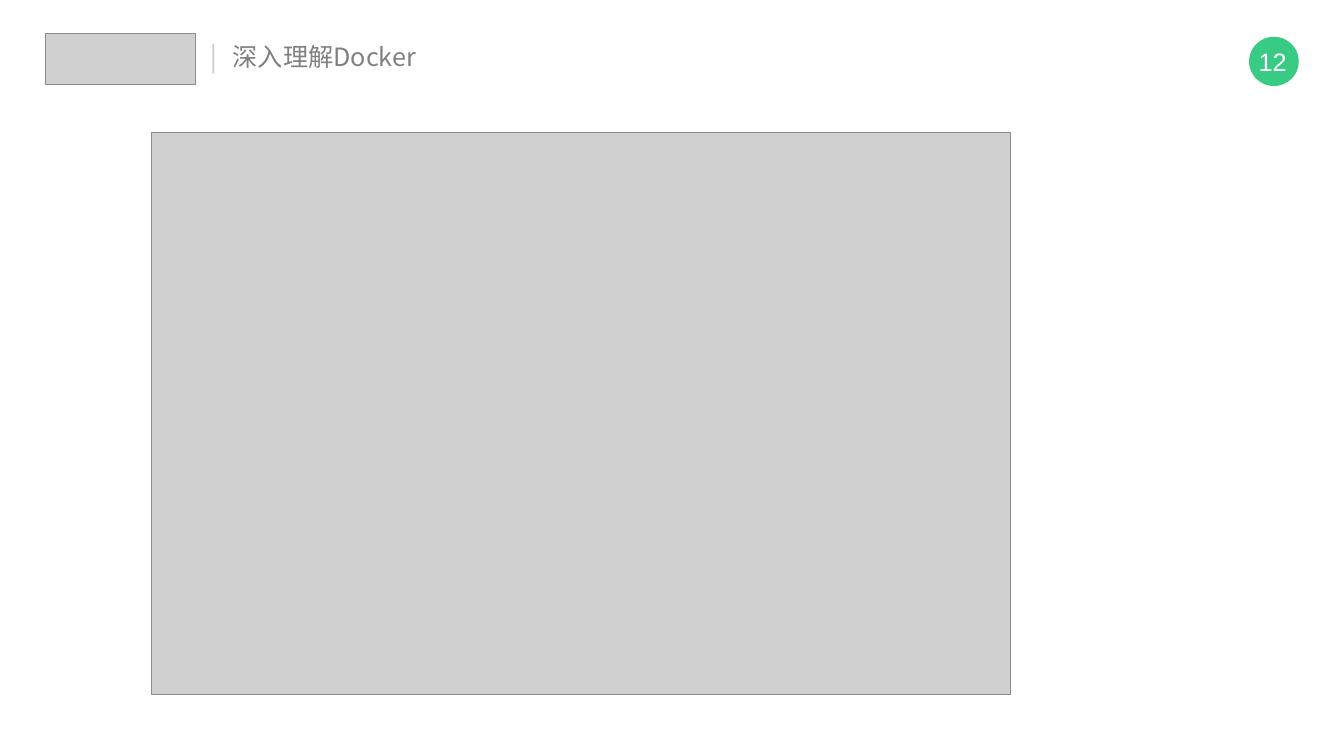
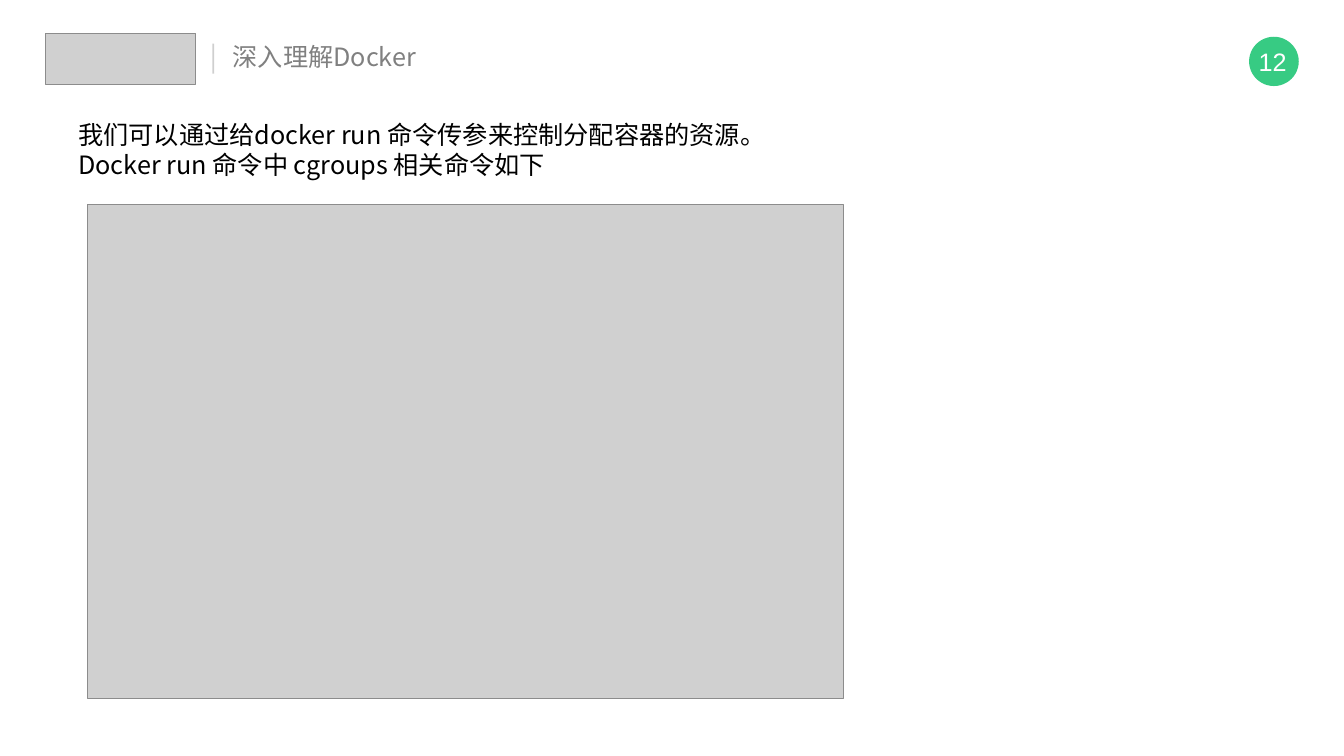
Before and after one commit to IT18Monkey/java-learn-note, a slide deck: slide 19 of 技术分享/浅尝docker.pptx. Drawn at 1344x756 pixels with LibreOffice and Linux fonts; fonts in the diff are those of the drawing; grey boxes stand for pictures. Boxes give left, top, right and bottom in pixels: in the first picture for what was removed or moved away, otherwise in the second. Text is boxed around its words. In the diff, an @@ line names an element or a change of style, - is before the commit and + after.

```diff
--- a/技术分享/浅尝docker.pptx
+++ b/技术分享/浅尝docker.pptx
@@ text added at box(78, 122, 765, 180), 18 pt, text #000000 @@
+我们可以通过给docker run 命令传参来控制分配容器的资源。
+Docker run 命令中 cgroups 相关命令如下
@@ picture: place and size @@
-picture at box(151, 133, 1011, 695)
+picture at box(88, 205, 844, 699)
```
Also in this commit, not shown: 4 other slides changed, 1 slide added, 1 other file.
